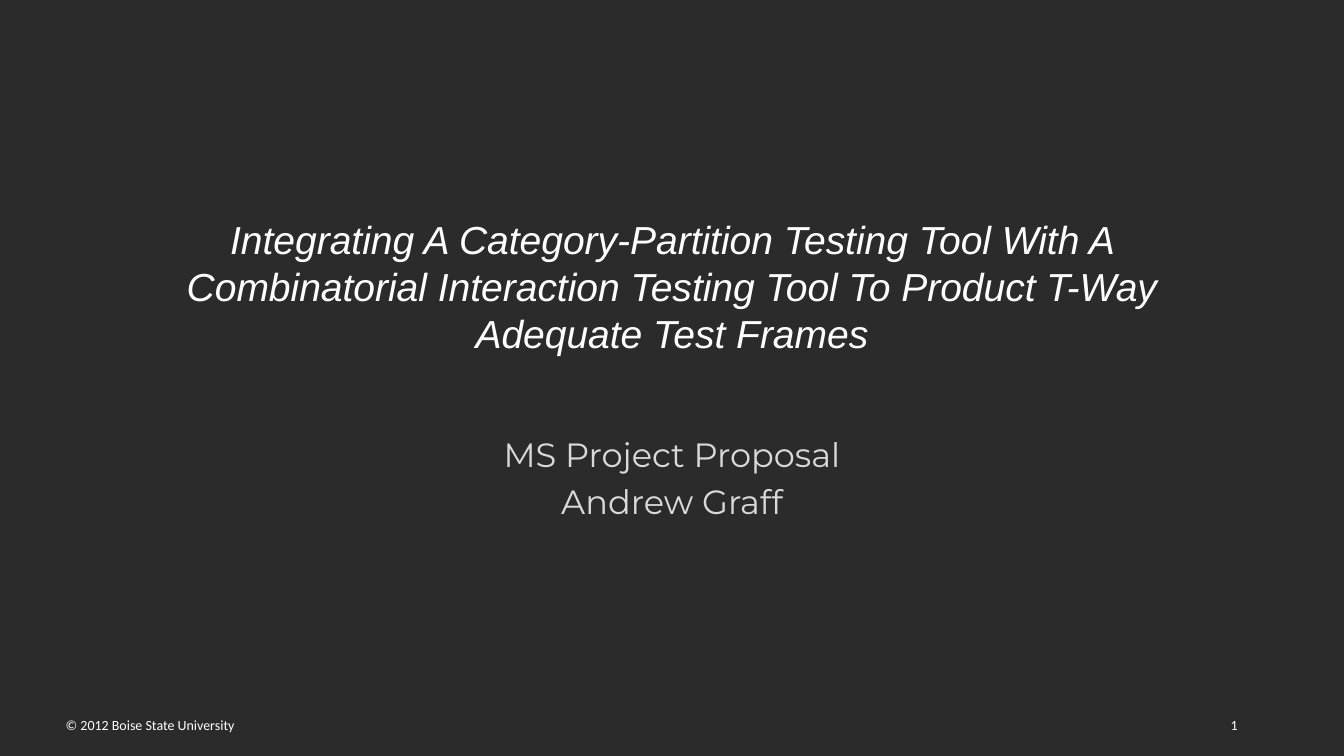
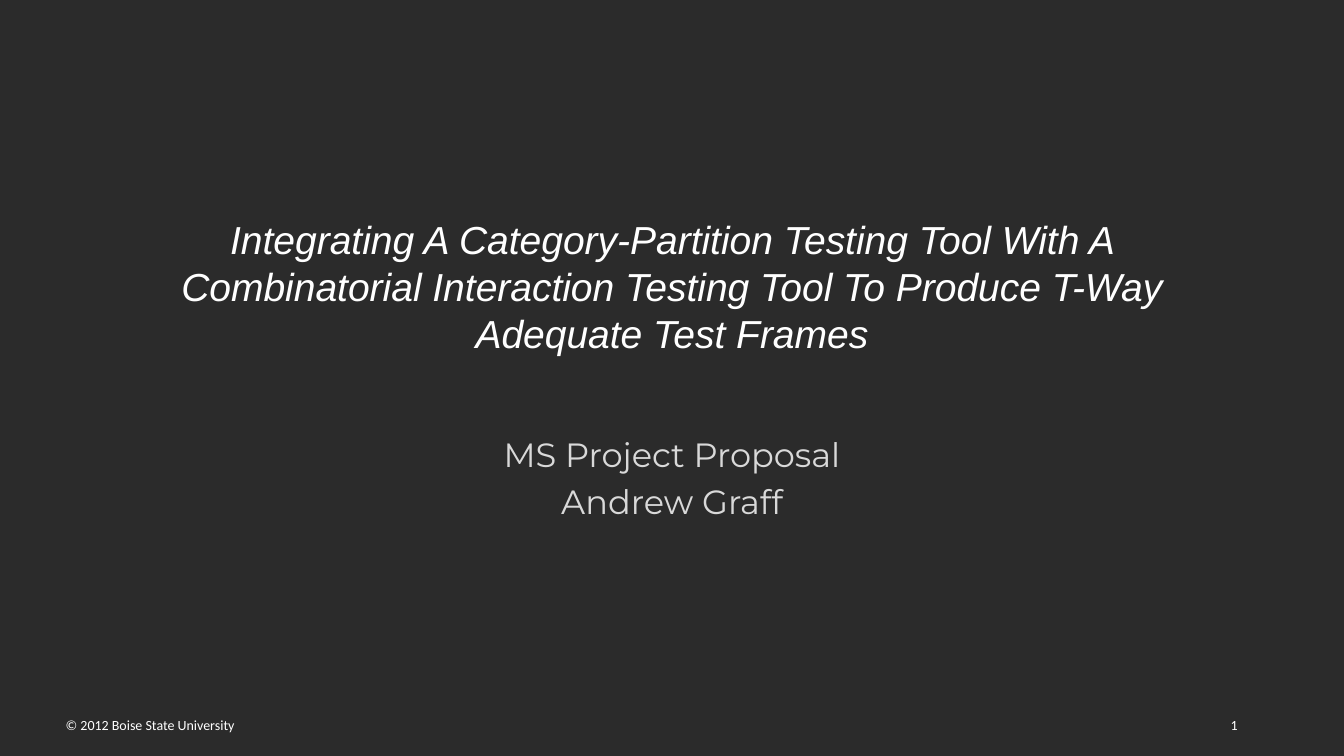
Before and after one commit to Panik-Kontrol/MastersProject, a slide deck: slide 1 of BoiseState_project_proposal.pptx. Drawn at 1344x756 pixels with LibreOffice and Linux fonts; fonts in the diff are those of the drawing; background and template pictures are left out; a plain dark background stands for a picture behind light text. Boxes give left, top, right and bottom in pixels: in the first picture for what was removed or moved away, otherwise in the second. Text is boxed around its words. In the diff, an @@ line names an element or a change of style, - is before the commit and + after.

```diff
--- a/BoiseState_project_proposal.pptx
+++ b/BoiseState_project_proposal.pptx
@@ title at [181,225,1162,356]: text changed @@
-Integrating A Category-Partition Testing Tool With A Combinatorial Interaction Testing Tool To Product T-Way Adequate Test Frames
+Integrating A Category-Partition Testing Tool With A Combinatorial Interaction Testing Tool To Produce T-Way Adequate Test Frames
```
Also in this commit, not shown: 12 other slides changed, 3 slides added.
